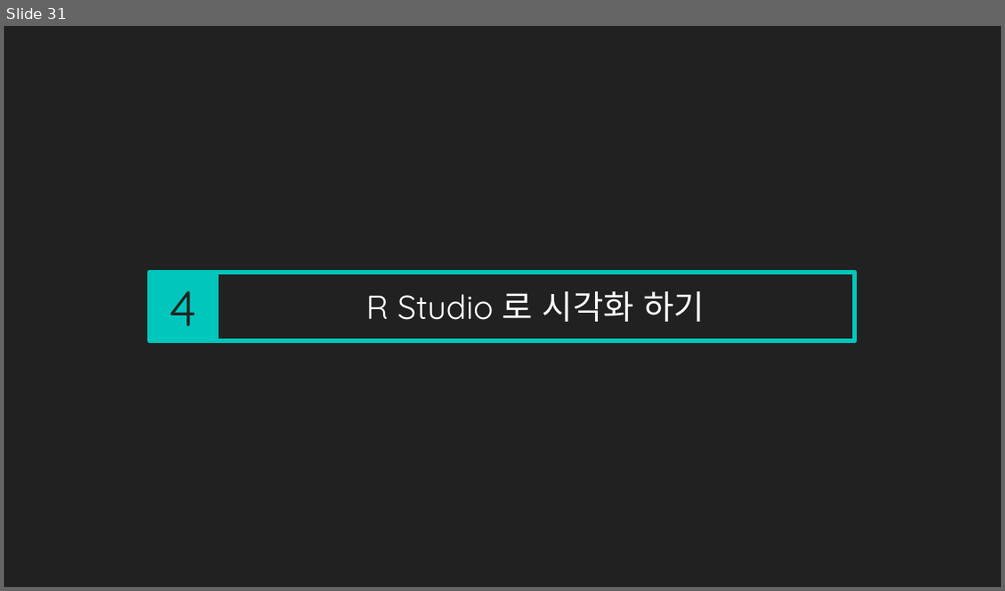
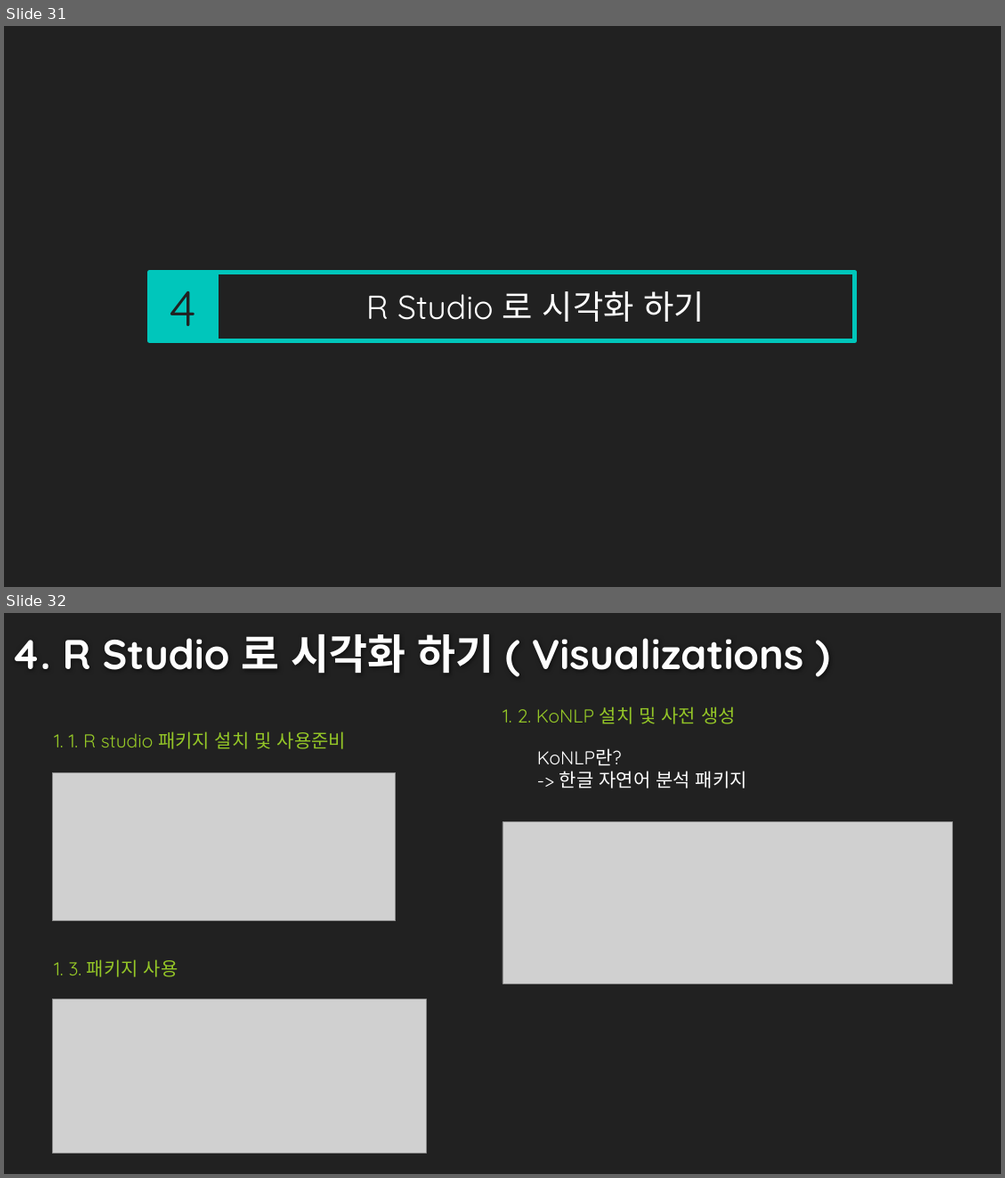
Before and after one commit to DevChorong/Web_Crawling_n_Visualizations, a slide deck: Web Crawling & Word Cloud.pptx. Shown one above the other, each under a label of ours: slide 31 before the commit, slides 31 and 32 after it. The pictures are 1005x591 and 1005x1178 pixels, drawn with LibreOffice and Linux fonts; fonts in the diff are those of the drawing; grey boxes stand for pictures; background and template pictures are left out. Boxes give left, top, right and bottom in pixels: in the first picture for what was removed or moved away, otherwise in the second. Text is boxed around its words. In the diff, an @@ line names an element or a change of style, - is before the commit and + after.

```diff
--- a/Web Crawling & Word Cloud.pptx
+++ b/Web Crawling & Word Cloud.pptx
@@ slide 32 added at <box>4,613,1001,1174</box>, background #212121 @@
@@ title added at <box>11,634,804,673</box>, 40 pt, text #FEFEFE, bold @@
+4. R Studio 로 시각화 하기 ( Visualizations )
@@ text added at <box>502,706,736,724</box>, 18 pt, text #94C627 @@
+1. 2. KoNLP 설치 및 사전 생성
@@ text added at <box>54,731,346,749</box>, 18 pt, text #94C627 @@
+1. 1. R studio 패키지 설치 및 사용준비
@@ picture added at <box>53,772,396,920</box> @@
@@ text added at <box>537,748,747,788</box>, 18 pt, text #FFFFFF @@
+KoNLP란?
+-> 한글 자연어 분석 패키지
@@ picture added at <box>502,822,953,984</box> @@
@@ text added at <box>54,959,178,977</box>, 18 pt, text #94C627 @@
+1. 3. 패키지 사용
@@ picture added at <box>53,999,427,1153</box> @@
```
Also in this commit, not shown: 7 other slides added, 18 other files.
